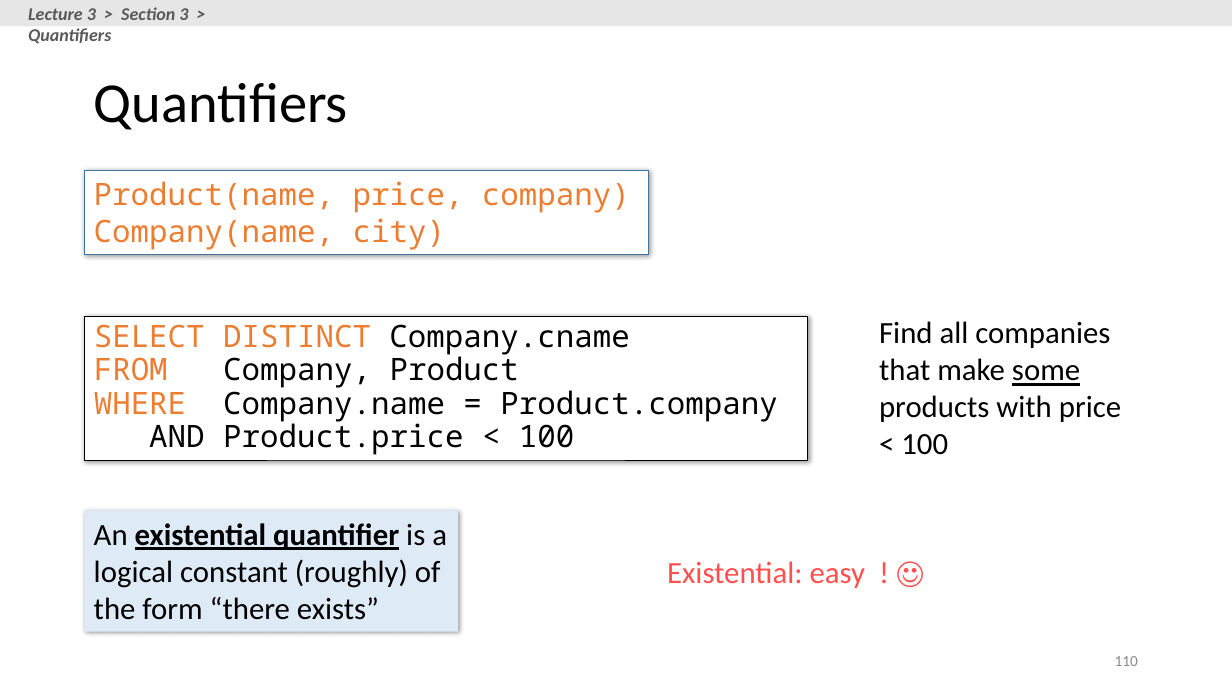
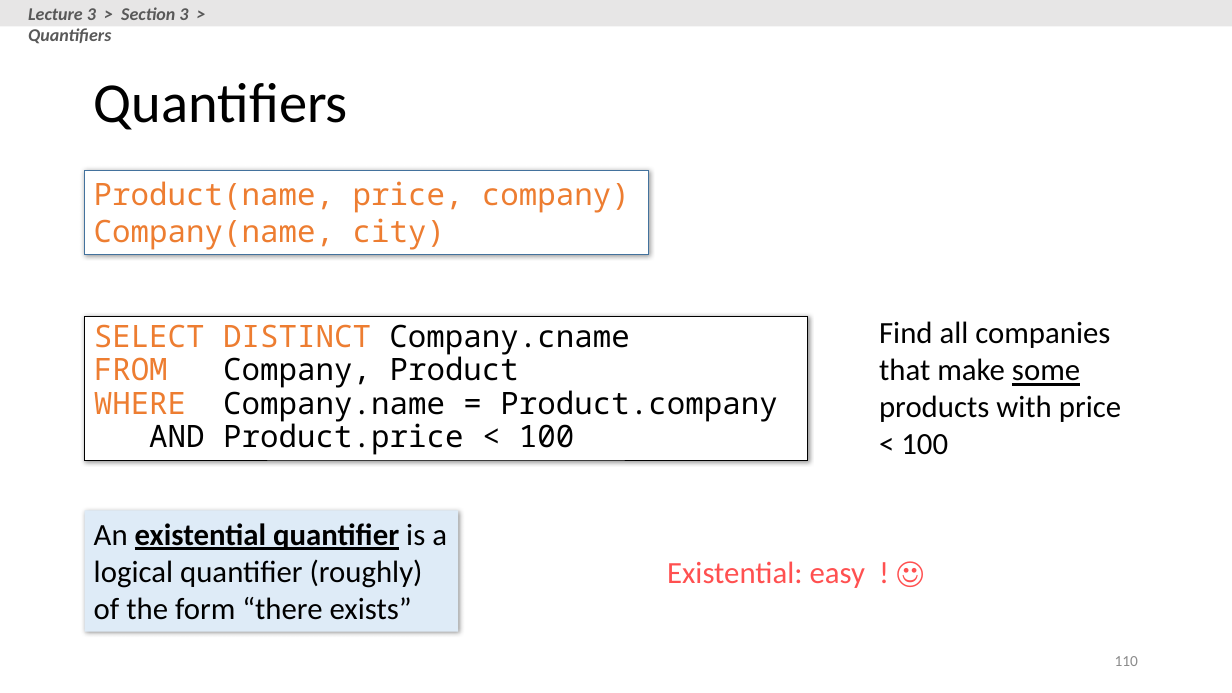
Before and after one commit to XIEQ/cs145-notebooks, a slide deck: slide 110 of lecture-2-3/Lecture_2_3_SQL.pptx. Drawn at 1232x693 pixels with LibreOffice and Linux fonts; fonts in the diff are those of the drawing. Boxes give left, top, right and bottom in pixels: in the first picture for what was removed or moved away, otherwise in the second. Text is boxed around its words. In the diff, an @@ line names an element or a change of style, - is before the commit and + after.

```diff
--- a/lecture-2-3/Lecture_2_3_SQL.pptx
+++ b/lecture-2-3/Lecture_2_3_SQL.pptx
@@ text in rectangle at (94,523,447,620): text changed @@
-An existential quantifier is a logical constant (roughly) of the form “there exists”
+An existential quantifier is a logical quantifier (roughly) of the form “there exists”
```
Also in this commit, not shown: 8 other slides changed, 2 slides added, 2 slides removed, 1 other file.
